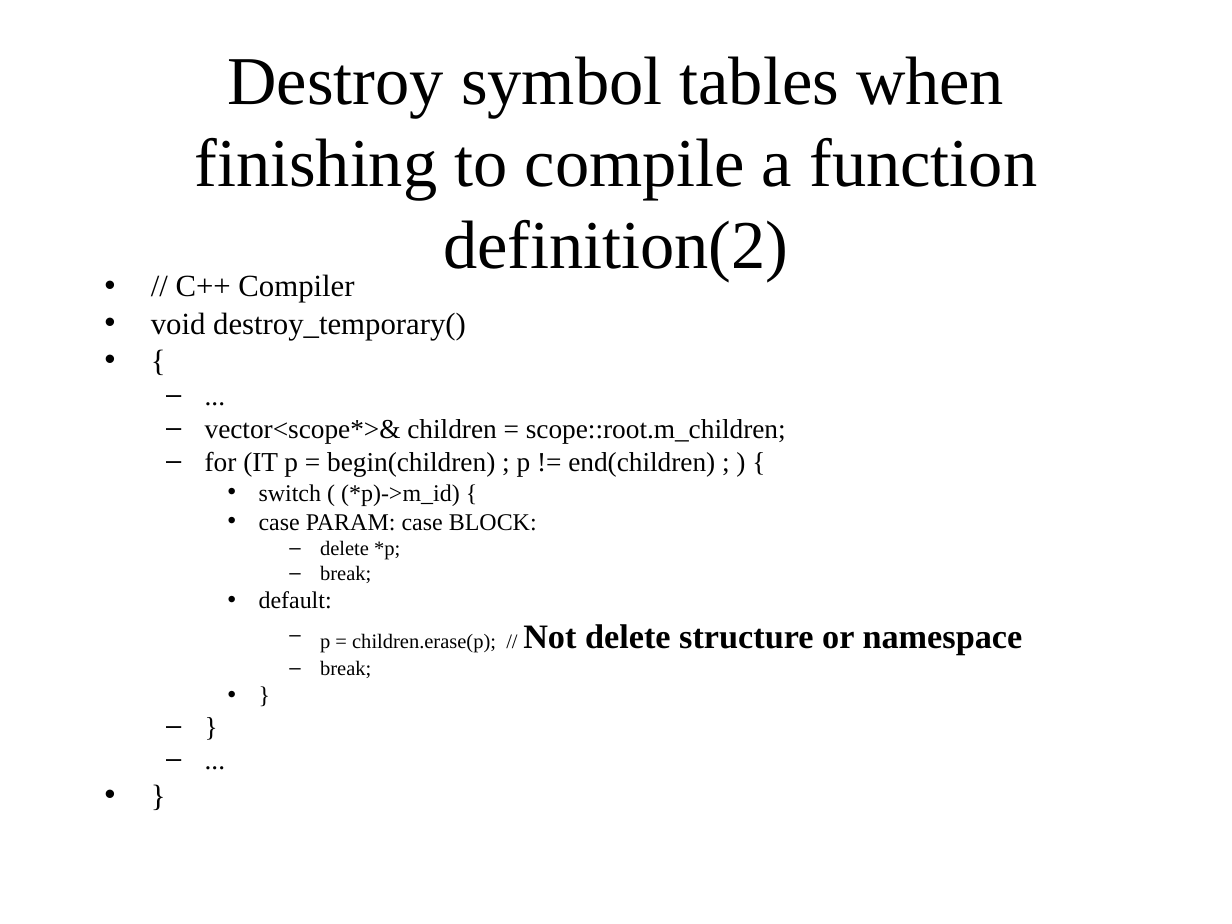
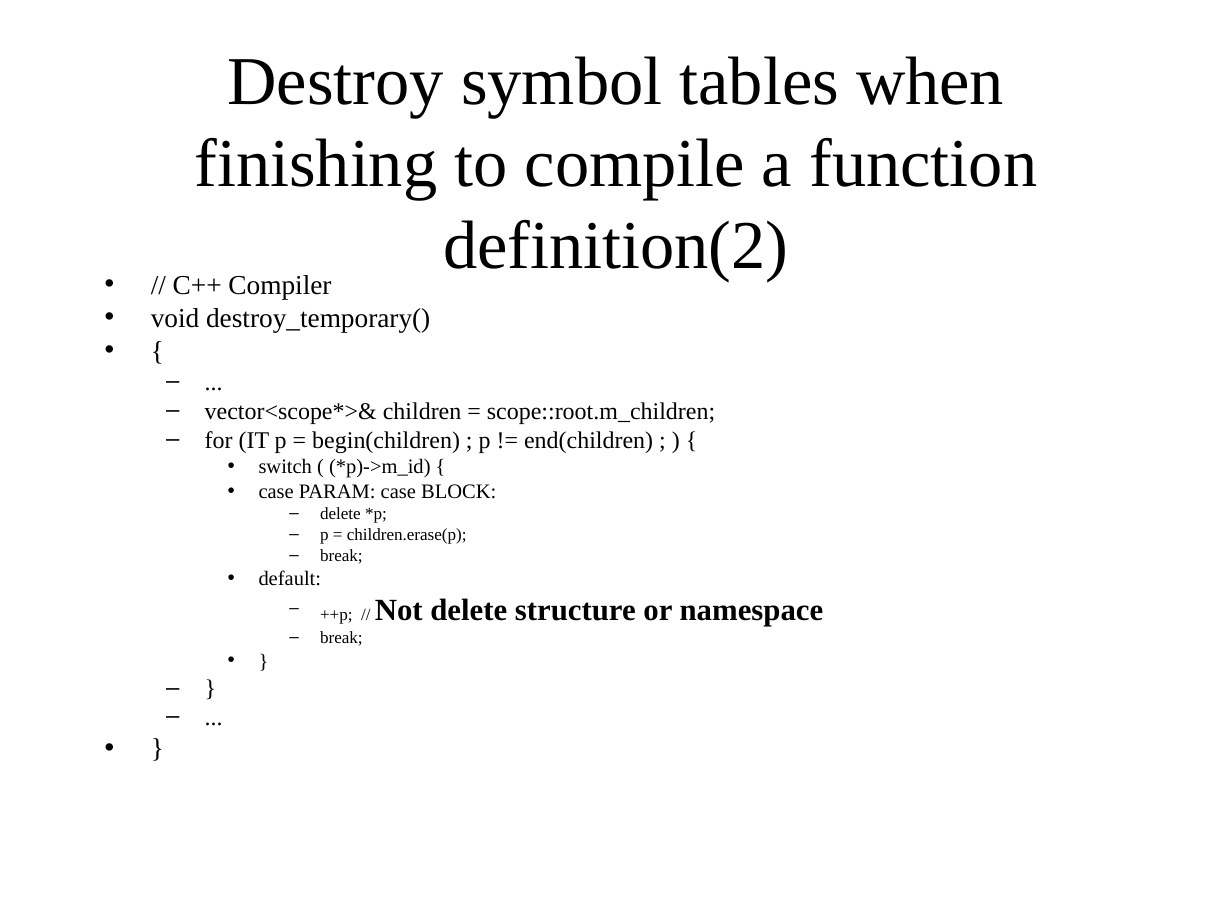
Before and after one commit to KeiHasegawa/cxx_doc, a slide deck: slide 5 of 05_tag_e.ppt. Drawn at 1232x924 pixels with LibreOffice and Linux fonts; fonts in the diff are those of the drawing. Boxes give left, top, right and bottom in pixels: in the first picture for what was removed or moved away, otherwise in the second. Text is boxed around its words. In the diff, an @@ line names an element or a change of style, - is before the commit and + after.

```diff
--- a/05_tag_e.ppt
+++ b/05_tag_e.ppt
@@ text at (151,275,715,564): size 18 to 16 pt in "// C++ Compiler", "void destroy_temporary()", "{", "}"; size 16 to 14 pt in "...", "vector<scope*>& children = scope::root.m_children;", "for (IT p = begin(children) ; p ...", "}" and 1 more places; size 14 to 12 pt in "switch ( (*p)->m_id) {", "case PARAM: case BLOCK:", "default:", "}"; size 12 to 10 pt in "delete *p;", "break;", "break;" @@
@@ text at (320,528,467,544): paragraph added @@
+      – p = children.erase(p);
@@ text at (320,598,824,626): text changed; size 20 to 18 pt @@
-      – p = children.erase(p); // Not delete structure or namespace
+      – ++p; // Not delete structure or namespace
```
Also in this commit, not shown: 1 other slide changed, 1 other file.
